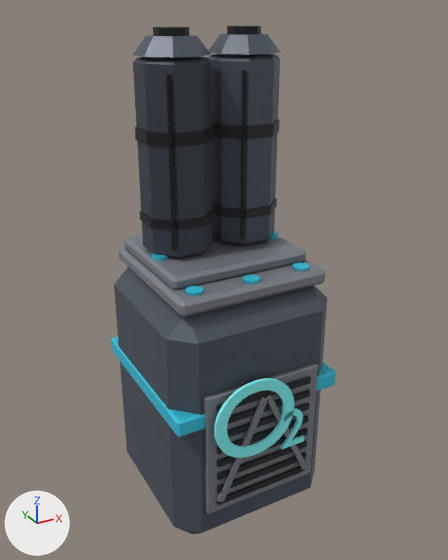
Before and after pictures for a commit that changed the FBX model SpaceStation/Assets/_Project/Art/Models/Modules/SM_Oxygen.fbx.
Camera for both pictures: a 50 mm camera at (-0.529, -0.985, 0.503) aimed at (0.01, -0.006, 0.013). Every picture has the same lights, and +X, +Y and +Z are marked at lower left. The older version comes first. Where no turn or scale is listed for an object, it has been applied to the vertices. Vertices at exactly the same position are counted once.

The older version as bpy lines, for what is in view:
```python
me_emblem_oxygen = bpy.data.meshes.new('Emblem_Oxygen')
me_emblem_oxygen.from_pydata(...)  # 370 vertices, 736 faces; spans x -0.11..0.086, y -0.193..-0.187, z -0.276..-0.105
me_emblem_oxygen.materials.append(mat_fx_fluorcyan)  # cyan #89ffff
me_smn_oxygen = bpy.data.meshes.new('SMN_Oxygen')
me_smn_oxygen.from_pydata(...)  # 488 vertices, 384 faces; spans x -0.173..0.173, y -0.189..0.173, z -0.47..0.473
me_smn_oxygen.materials.append(mat_tex_oxygen)  # picture img_t_oxygen_basecolor_png
ob_emblem_oxygen = bpy.data.objects.new('Emblem_Oxygen', me_emblem_oxygen)
ob_emblem_oxygen.location = (0.0, 0.0, 0.0)
ob_smn_oxygen = bpy.data.objects.new('SMN_Oxygen', me_smn_oxygen)
ob_smn_oxygen.location = (0.0, 0.0, 0.0)
```
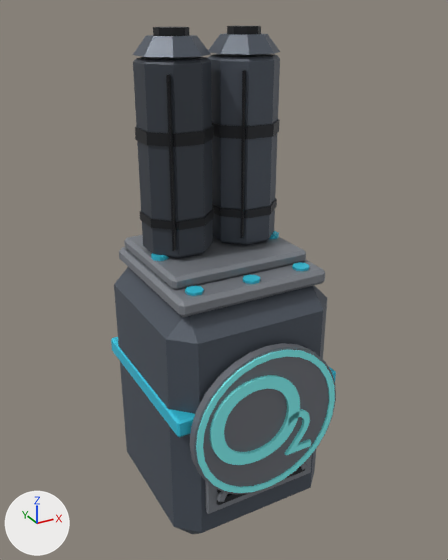
Boxes [x1, y1, x2, y2] around the edits, measured in the pictures (448 x 560 px; the box of a moved part takes in the faces that stretch with it):
'Emblem_Oxygen', reshaped (62% wider, 88% taller): before [214, 378, 304, 458]; after [190, 343, 336, 494]
part 1 of me_emblem_oxygen, added: after [190, 343, 336, 494]
part 2 of me_emblem_oxygen, moved or reshaped: before [214, 378, 294, 458]; after [210, 375, 300, 465]
part 3 of me_emblem_oxygen, moved or reshaped: before [280, 408, 304, 449]; after [284, 409, 311, 455]
part 4 of me_emblem_oxygen, added: after [196, 349, 335, 493]

The change in detail:
Material 'HullDark' (mat_hulldark) is new.
Its base color is (0.22, 0.23, 0.26) (grey #81848b).
Its metallic is 0.5.
me_emblem_oxygen is used by ob_emblem_oxygen; location (0.0, 0.0, 0.0).
me_emblem_oxygen had 370 vertices, 736 faces and spanned x -0.11..0.086, y -0.193..-0.187, z -0.276..-0.105.
me_emblem_oxygen now has 538 vertices, 1180 faces and spans x -0.155..0.155, y -0.202..-0.18, z -0.355..-0.045.
me_emblem_oxygen part 1: a new loose piece, a 28-sided cylinder along y spanning x -0.155..0.155, y -0.196..-0.18, z -0.355..-0.045, in mat_hulldark (grey #81848b).
me_emblem_oxygen part 2: the loose piece of 192 vertices spanning x -0.11..0.058, y -0.193..-0.187, z -0.265..-0.105 is scaled about its middle by (1.12, 1, 1.12), then moved by (-0.003, -0.009, 0.002).
me_emblem_oxygen part 3: the loose piece of 178 vertices spanning x 0.034..0.086, y -0.193..-0.187, z -0.276..-0.193 is scaled about its middle by (1.12, 1, 1.12), then moved by (0.007, -0.009, -0.004).
me_emblem_oxygen part 4: a new loose piece of 112 vertices spanning x -0.15..0.15, y -0.199..-0.196, z -0.35..-0.05, in mat_fx_fluorcyan (cyan #89ffff).
me_emblem_oxygen gains material mat_hulldark (grey #81848b).
